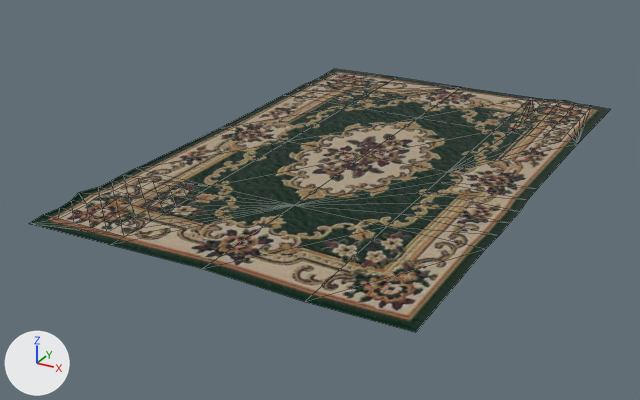
A saved change to the glTF model blender/assets/decorations/carpets_rugs/carpet_01.glb.
Rendered twice from a camera (50 mm lens) standing at (2.27, -4.06, 1.74) and looking at (0.12, -0.15, -0.22). Arrows for +X, +Y and +Z are at lower left; the lights stay in place. The picture after the commit comes second. Mesh edges are drawn as thin lines. Where no turn or scale is listed for an object, it has been applied to the vertices.

Script lines for the objects in view, before the commit:
```python
mat_material__38 = bpy.data.materials.new('Material__38')
mat_material__38.use_nodes = True; mat_material__38.node_tree.nodes.clear()
_N = mat_material__38.node_tree.nodes; _L = mat_material__38.node_tree.links
n0 = _N.new('ShaderNodeBsdfPrincipled'); n0.name = 'Principled BSDF'
n1 = _N.new('ShaderNodeOutputMaterial'); n1.name = 'Material Output'
n2 = _N.new('ShaderNodeMix'); n2.name = 'Mix'
n2.data_type = 'RGBA'
n2.blend_type = 'MULTIPLY'
n2.inputs[0].default_value = 1.0  # 'Factor'
n3 = _N.new('ShaderNodeTexImage'); n3.name = 'Image Texture'
n3.image = img_image_0
n4 = _N.new('ShaderNodeNormalMap'); n4.name = 'Normal Map'
n4.uv_map = 'UVMap'
n4.inputs[0].default_value = 0.803  # 'Strength'
n5 = _N.new('ShaderNodeTexImage'); n5.name = 'Image Texture.001'
n5.image = img_image_2
n6 = _N.new('ShaderNodeMix'); n6.name = 'Mix.001'
n6.data_type = 'RGBA'
n6.blend_type = 'MULTIPLY'
n6.inputs[0].default_value = 1.0  # 'Factor'
n6.inputs[7].default_value = (0.0, 0.0, 0.0, 1.0)  # 'B', black #000000
n7 = _N.new('ShaderNodeTexImage'); n7.name = 'Image Texture.002'
n7.image = img_image_1
_L.new(n0.outputs[0], n1.inputs[0])  # 'BSDF' to 'Surface'
_L.new(n2.outputs[2], n0.inputs[0])  # 'Result' to 'Base Color'
_L.new(n3.outputs[0], n2.inputs[6])  # 'Color' to 'A'
_L.new(n4.outputs[0], n0.inputs[5])  # 'Normal' to 'Normal'
_L.new(n5.outputs[0], n4.inputs[1])  # 'Color' to 'Color'
_L.new(n6.outputs[2], n0.inputs[14])  # 'Result' to 'Specular Tint'
_L.new(n7.outputs[0], n6.inputs[6])  # 'Color' to 'A'
me_object_0 = bpy.data.meshes.new('Object_0')
me_object_0.from_pydata(...)  # 107 vertices, 177 faces; spans x -0.99..1.01, y -1.53..1.52, z 0.0..0.02
me_object_0.materials.append(mat_material__38)
ob_object_5 = bpy.data.objects.new('Object_5', me_object_0)
ob_object_5.location = (0.279, 0.066, 0.0)
```
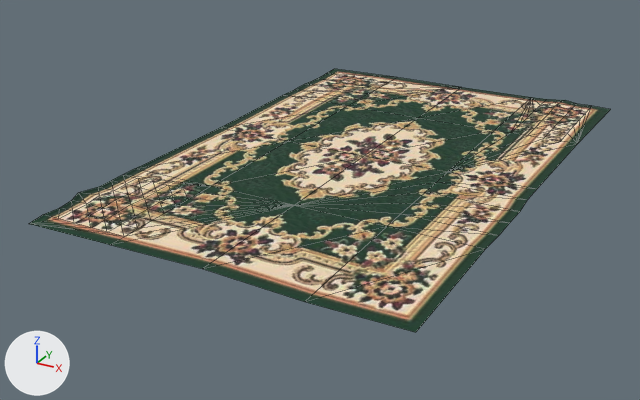
Where the change shows, as pixel boxes (x1, y1, x2, y2) in the pictures (640 x 400 px):
'Object_5', surface changed (lighter)
    both: (31, 69, 604, 332)

Diff of the bpy script that builds the scene:
```diff
--- a/blender/assets/decorations/carpets_rugs/carpet_01.glb.py
+++ b/blender/assets/decorations/carpets_rugs/carpet_01.glb.py
@@ mat_material__38 @@
 mat_material__38 = bpy.data.materials.new('Material__38')
-# nodes: BsdfPrincipled, Mix x2, NormalMap, OutputMaterial, TexImage x3
-# colours: black #000000
+# nodes: BsdfPrincipled, NormalMap, OutputMaterial, TexImage x2
 # uses the picture img_image_0
-# uses the picture img_image_1
 # uses the picture img_image_2
```
